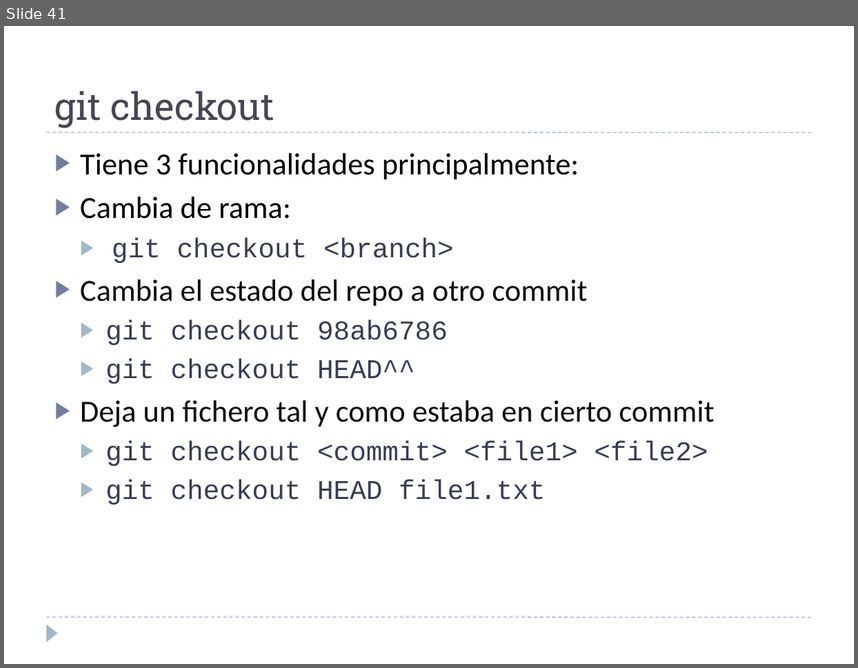
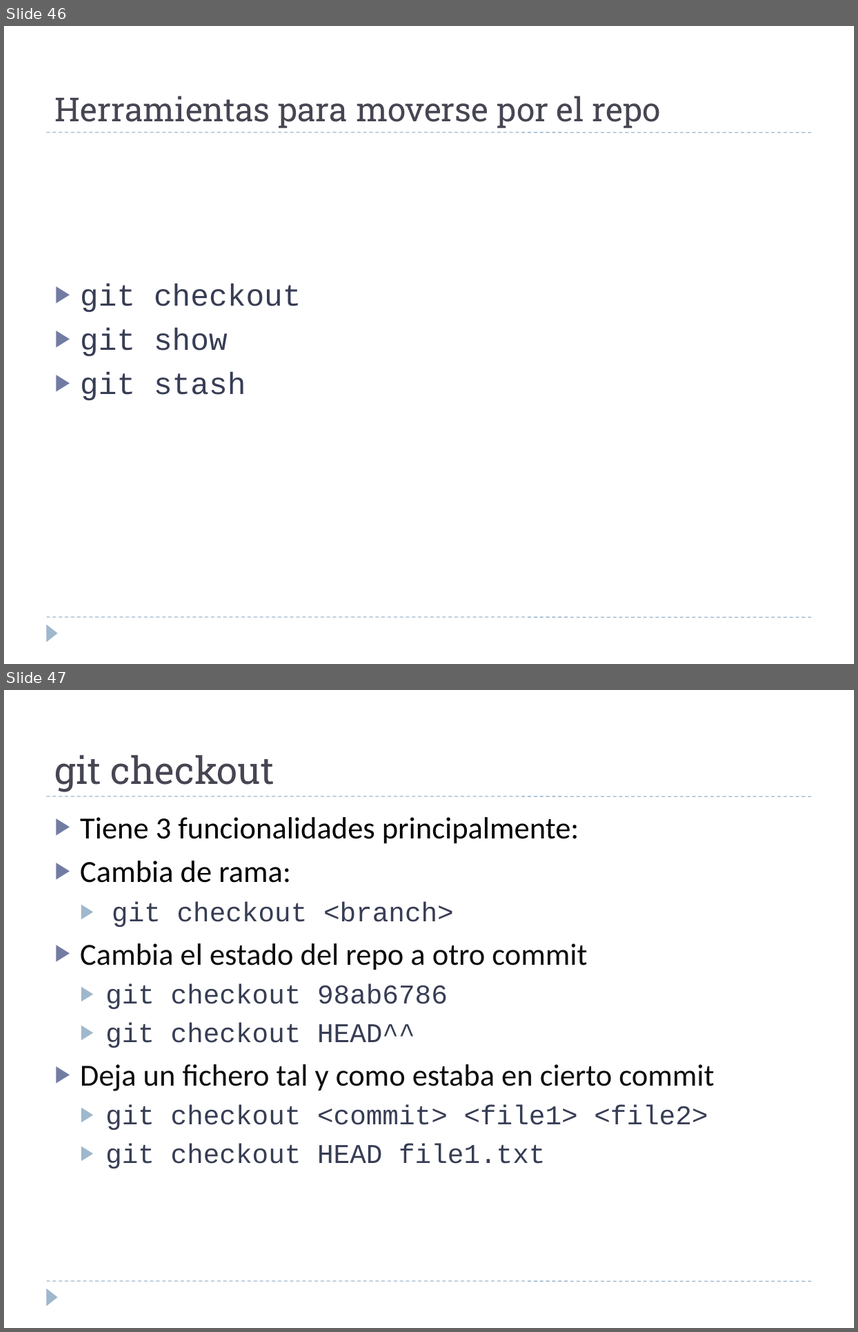
Before and after one commit to martina-if/curso_git, a slide deck: GIT.ppt. Shown one above the other, each under a label of ours: slide 41 before the commit, slides 46 and 47 after it. The pictures are 858x668 and 858x1332 pixels, drawn with LibreOffice and Linux fonts; fonts in the diff are those of the drawing. Boxes give left, top, right and bottom in pixels: in the first picture for what was removed or moved away, otherwise in the second. Text is boxed around its words. In the diff, an @@ line names an element or a change of style, - is before the commit and + after.

```diff
--- a/GIT.ppt
+++ b/GIT.ppt
@@ slide 46 added at <box>4,26,854,664</box>, background #FFFFFF; not listed: 3 template elements that a slide beside it also shows @@
@@ text added at <box>55,96,661,128</box>, 28 pt, text #464653 @@
+Herramientas para moverse por el repo
@@ text added at <box>80,284,301,400</box>, 26 pt, text #373D54 @@
+▶ git checkout
+▶ git show
+▶ git stash
@@ what was slide 41 is now slide 47 @@
```
Also in this commit, not shown: 5 slides changed, 8 other slides added.
